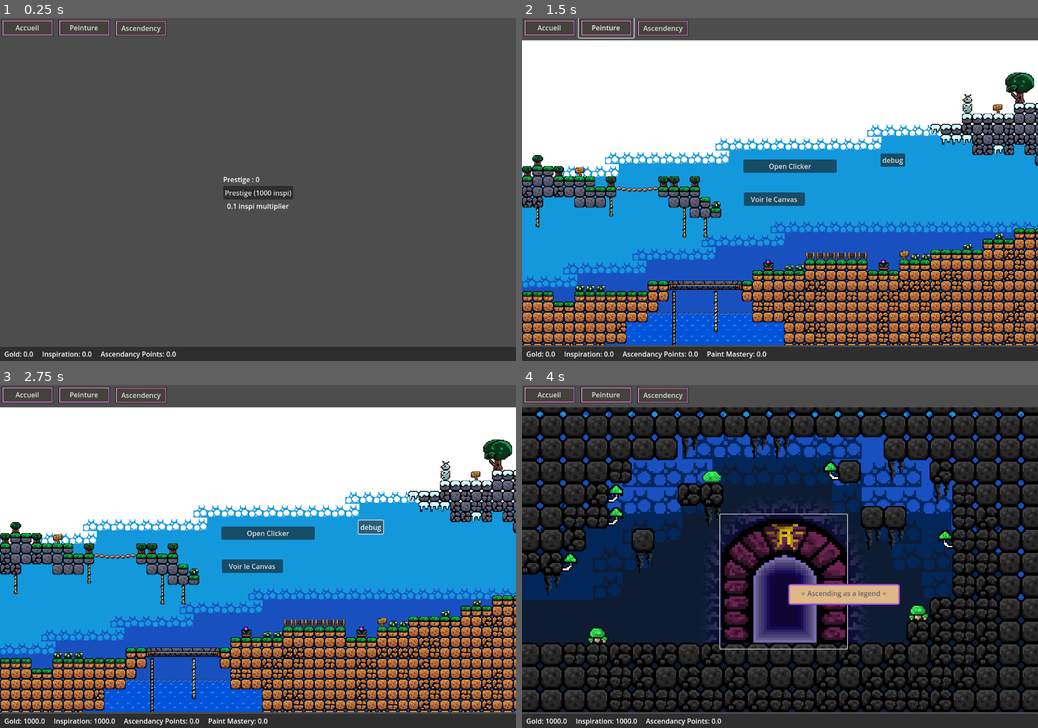
Above: before the commit, frames 1-4 (two rows, left to right).
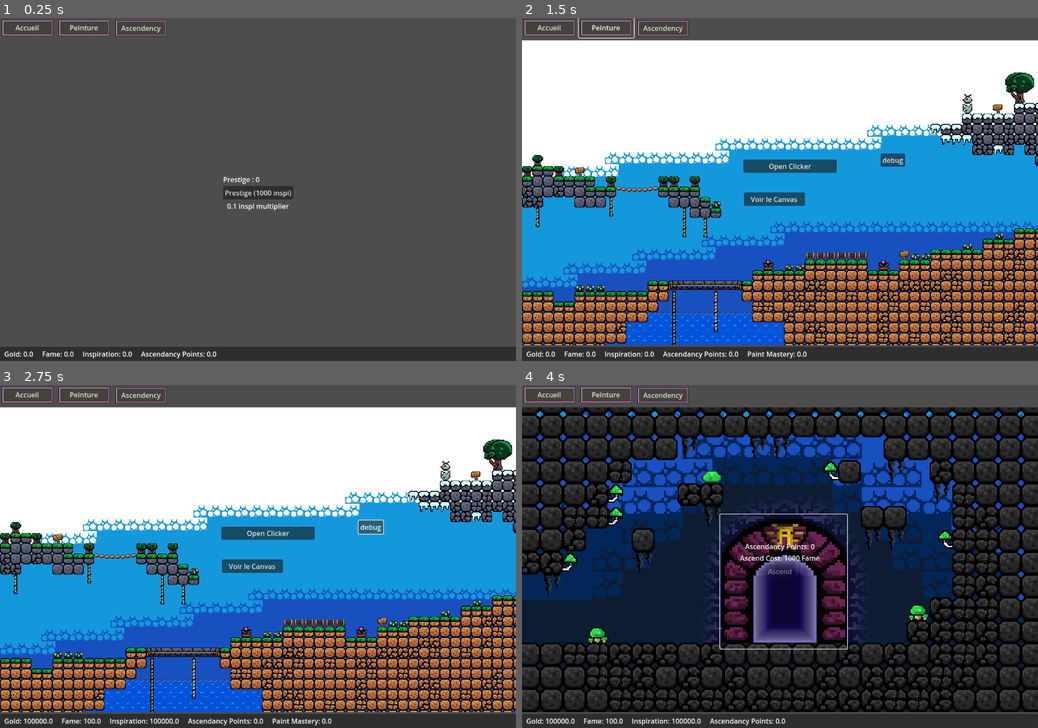
Above: after the commit, the same moments.

Repository: mitoufle/Artdle
Game: Godot game, scene res://Main.tscn
Two runs of this game, one before a commit and one after it. Both use one fixed random seed, a clock stepped at 60 frames per second and the inputs below.
Inputs (mouse positions are in pixels of both pictures, inside the frame that each line leads up to):
- Up to frame 1 (0.25 s): no input
- Up to frame 2 (1.5 s): click "Accueil" at 0.5 s; click "Peinture" at 1.25 s
- Up to frame 3 (2.75 s): click "debug" at 2 s
- Up to frame 4 (4 s): click "Ascendency" at 2.75 s; click (785, 580) at 3.5 s

The runs differ from the first frame. In frame 1, 0.3% of the frame differs, in the area x 8-42%, y 97-100%; in frame 2, 0.5%; in frame 3, 0.6%; in frame 4, 2.2%, in the area x 7-74%, y 46-100%.
Error before the commit: Invalid access to property or key 'upgr' on a base object of type 'Node (GameState.gd)'. (res://scripts/views/PaintingView.gd:80)

Commit message:
fame implementation for ascendancy

Diff:
--- a/Scenes/BottomBar.tscn
+++ b/Scenes/BottomBar.tscn
@@ -26,6 +26,10 @@
 layout_mode = 2
 text = "Gold: 0"
 
+[node name="FameLabel" type="Label" parent="MarginContainer/HBoxContainer"]
+layout_mode = 2
+text = "Fame: 0"
+
 [node name="InspirationLabel" type="Label" parent="MarginContainer/HBoxContainer"]
 layout_mode = 2
 text = "Inspiration: 0"
--- a/scripts/BottomBar.gd
+++ b/scripts/BottomBar.gd
@@ -1,6 +1,7 @@
 extends PanelContainer
 
 @onready var gold_label = $MarginContainer/HBoxContainer/GoldLabel
+@onready var fame_label = $MarginContainer/HBoxContainer/FameLabel
 @onready var inspiration_label = $MarginContainer/HBoxContainer/InspirationLabel
 @onready var ascendancy_point_label = $MarginContainer/HBoxContainer/AscendancyPointLabel
 @onready var paint_mastery_label = $MarginContainer/HBoxContainer/PaintMasteryLabel
@@ -10,10 +11,12 @@
 	GameState.ascendancy_point_changed.connect(update_ascendancy_points)
 	GameState.gold_changed.connect(update_gold)
 	GameState.paint_mastery_changed.connect(update_paint_mastery)
+	GameState.fame_changed.connect(update_fame)
 
 	update_inspiration("inspiration", GameState.inspiration)
 	update_ascendancy_points(GameState.ascendancy_point)
 	update_gold(GameState.gold)
+	update_fame(GameState.fame)
 	update_paint_mastery(GameState.paint_mastery)
 
 func update_inspiration(key:String, value: float):
@@ -25,6 +28,9 @@
 func update_gold(value: float):
 	gold_label.text = "Gold: " + str(value)
 
+func update_fame(value: float):
+	fame_label.text = "Fame: " + str(value)
+
 func update_paint_mastery(value: float):
 	paint_mastery_label.text = "Paint Mastery: " + str(value)
 
--- a/scripts/CustomTooltips.gd
+++ b/scripts/CustomTooltips.gd
@@ -59,6 +59,8 @@
 				temp = "[b][wave]" + base_text + "[/wave][/b]"
 			"shake":
 				temp = "[shake]" + base_text + "[/shake]"
+			"rainbow+shake":
+				temp = "[rainbow freq=1.0 sat=0.8 val=0.8 speed=1.0][shake]" + base_text + "[/shake][/rainbow]"
 			"rainbow":
 				temp = "[rainbow freq=1.0 sat=0.8 val=0.8 speed=1.0]" + base_text + "[/rainbow]"
 			"wave+rainbow":
@@ -73,8 +75,6 @@
 				temp = "[s]" + base_text + "[/s]"
 			"fade":
 				temp = "[fade]" + base_text + "[/fade]"
-			"shake":
-				temp = "[shake]" + base_text + "[/shake]"
 			"tornado":
 				temp = "[tornado]" + base_text + "[/tornado]"
 			"pulse":
--- a/scripts/GameState.gd
+++ b/scripts/GameState.gd
@@ -7,6 +7,8 @@
 signal ascendancy_level_changed(new_ascendancy_level_value:float)
 signal ascendancy_point_changed(new_ascendancy_point_value:float)
 signal gold_changed(new_gold_value:float)
+signal fame_changed(new_fame_value:float)
+signal ascended()
 signal paint_mastery_changed(new_paint_mastery_value:float)
 
 signal canvas_updated(new_texture: ImageTexture)
@@ -24,6 +26,7 @@
 var ascend_level: float = 0
 var paint_mastery: float = 0
 var gold: float = 0
+var fame: float = 0
 var Experience: float = 0
 var level: int = 1
 
@@ -33,6 +36,7 @@
 var ascendancy_cost: float = 1000
 var level_cost: float = 1000
 var mastery_cost: float = 1000
+var ascend_cost: float = 100
 var prestige_inspiration_multiplier: float = 1
 var painting_mastery_multiplier: float = 1
 
@@ -93,6 +97,10 @@
 	gold += amount
 	gold_changed.emit(gold)
 
+func set_fame(amount:float):
+	fame += amount
+	fame_changed.emit(fame)
+
 func set_paint_mastery(amount:float):
 	paint_mastery += amount
 	paint_mastery_changed.emit(paint_mastery)
@@ -108,10 +116,33 @@
 #==============================================================================
 # Prestige Logic
 #==============================================================================
-func reset_prestige():
-	if inspiration >= ascendancy_cost:
-		var remainder = reduce_by_max_multiple(ascendancy_cost, inspiration)
-		# ... (logic to be implemented)
+func ascend():
+	if fame >= ascendancy_cost:
+		set_fame(-ascendancy_cost)
+		set_ascendancy_point(1) # Gain 1 ascendancy point
+
+		# Reset relevant game state
+		inspiration = 0
+		gold = 0
+
+		resolution_level = 1
+		fill_speed_level = 1
+		sell_price = 1000
+
+		click_power = 1
+		autoclick_speed = 0.0
+
+		_initialize_new_canvas()
+		_update_fill_speed()
+		_update_autoclick_timer()
+
+		ascendancy_cost = int(ascendancy_cost * 2) # Double cost for next ascension
+
+		ascended.emit()
+
+		print("Ascended successfully!")
+	else:
+		print("Not enough fame to ascend!")
 
 func reduce_by_max_multiple(cost: int, currency: int) -> int:
 	if currency <= 0:
@@ -119,6 +150,13 @@
 		return cost
 	return cost % currency
 
+func buy_fame_with_gold(amount: float, gold_cost: float):
+	if gold >= gold_cost:
+		set_gold(-gold_cost)
+		set_fame(amount)
+		return true
+	return false
+
 #==============================================================================
 # Canvas Logic
 #==============================================================================
@@ -170,6 +208,7 @@
 func sell_canvas():
 	print("Vente du canvas !")
 	set_gold(sell_price)
+	set_fame(1) # Gain 1 fame per canvas sold
 
 	_initialize_new_canvas()
 	canvas_fill_timer.start()
--- a/scripts/views/AscendancyView.gd
+++ b/scripts/views/AscendancyView.gd
@@ -1,8 +1,30 @@
 extends Control
 
 @onready var ascendency2d_view_instance = $Ascendency2DView
+@onready var ascendancy_points_label: Label = $VBoxContainer/AscendancyPointsLabel
+@onready var ascend_cost_label: Label = $VBoxContainer/AscendCostLabel
+@onready var ascend_button: Button = $VBoxContainer/AscendButton
 
 func _ready():
 	var camera_node = ascendency2d_view_instance.find_child("Camera2D")
 	if camera_node:
 		camera_node.position = get_size() / 2
+
+	# Connect to GameState signals
+	GameState.fame_changed.connect(update_ui)
+	GameState.ascendancy_point_changed.connect(update_ui)
+	GameState.ascended.connect(update_ui)
+
+	# Connect UI signals
+	ascend_button.pressed.connect(GameState.ascend)
+
+	update_ui()
+
+func update_ui():
+	ascendancy_points_label.text = "Ascendancy Points: %d" % GameState.ascendancy_point
+	ascend_cost_label.text = "Ascend Cost: %d Fame" % GameState.ascendancy_cost
+
+	if GameState.fame >= GameState.ascendancy_cost:
+		ascend_button.disabled = false
+	else:
+		ascend_button.disabled = true
--- a/scripts/views/CanvasView.gd
+++ b/scripts/views/CanvasView.gd
@@ -25,6 +25,7 @@
 # Godot Lifecycle
 #==============================================================================
 func _ready():
+	sell_button.disabled = true
 	# Connect to GameState signals
 	GameState.canvas_updated.connect(_on_canvas_updated)
 	GameState.canvas_progress_updated.connect(_on_canvas_progress_updated)
--- a/scripts/views/ClickerPopup.gd
+++ b/scripts/views/ClickerPopup.gd
@@ -3,7 +3,6 @@
 #==============================================================================
 # Exports
 #==============================================================================
-@export var coin_spritesheet: Texture2D
 @export var inspiration_spritesheet: Texture2D
 
 #==============================================================================
--- a/scripts/views/PaintingView.gd
+++ b/scripts/views/PaintingView.gd
@@ -75,6 +75,6 @@
 
 
 func _on_debug_pressed() -> void:
-	GameState.set_inspiration(1000)
-	GameState.set_gold(1000)
-	GameState.upgr
+	GameState.set_inspiration(100000)
+	GameState.set_gold(100000)
+	GameState.set_fame(100)
--- a/views/AscendancyView.tscn
+++ b/views/AscendancyView.tscn
@@ -2,8 +2,8 @@
 
 [ext_resource type="PackedScene" uid="uid://d35cxm7212g18" path="res://Scenes/Ascendancy2DView.tscn" id="1_31lut"]
 [ext_resource type="Script" uid="uid://djjkdvyttryky" path="res://scripts/views/AscendancyView.gd" id="1_rdb0t"]
+[ext_resource type="Theme" uid="uid://bcy08y4x4a7v" path="res://themes/popup_theme.tres" id="2_abcde"]
 [ext_resource type="PackedScene" uid="uid://cobsxucq2sb0y" path="res://Scenes/tooltipedbtn.tscn" id="2_ynd41"]
-[ext_resource type="PackedScene" uid="uid://jx6gj886xxbf" path="res://Scenes/CustomTooltip.tscn" id="3_ynd41"]
 
 [node name="AscendancyView" type="Control"]
 layout_mode = 3
@@ -12,9 +12,33 @@
 anchor_bottom = 1.0
 grow_horizontal = 2
 grow_vertical = 2
+theme = ExtResource("2_abcde")
 script = ExtResource("1_rdb0t")
 
 [node name="Ascendency2DView" parent="." instance=ExtResource("1_31lut")]
+
+[node name="VBoxContainer" type="VBoxContainer" parent="."]
+layout_mode = 0
+anchor_right = 1.0
+anchor_bottom = 1.0
+grow_horizontal = 2
+grow_vertical = 2
+alignment = 1
+
+[node name="AscendancyPointsLabel" type="Label" parent="VBoxContainer"]
+layout_mode = 2
+text = "Ascendancy Points: 0"
+horizontal_alignment = 1
+
+[node name="AscendCostLabel" type="Label" parent="VBoxContainer"]
+layout_mode = 2
+text = "Ascend Cost: 100 Fame"
+horizontal_alignment = 1
+
+[node name="AscendButton" type="Button" parent="VBoxContainer"]
+layout_mode = 2
+size_flags_horizontal = 4
+text = "Ascend"
 
 [node name="Tooltipedbtn" parent="." instance=ExtResource("2_ynd41")]
 layout_mode = 1
@@ -23,6 +47,5 @@
 offset_right = -444.0
 offset_bottom = -148.0
 theme_type_variation = &"FlatButton"
-tooltip_scene_path = ExtResource("3_ynd41")
 custom_tooltip_text = "⭐ Ascending as a legend ⭐"
 tooltype_style = "pulse"
Binary file added: artdleAsset/fame.png
Not shown, added: artdleAsset/fame.png.import
Not shown, changed: Gemini.md
